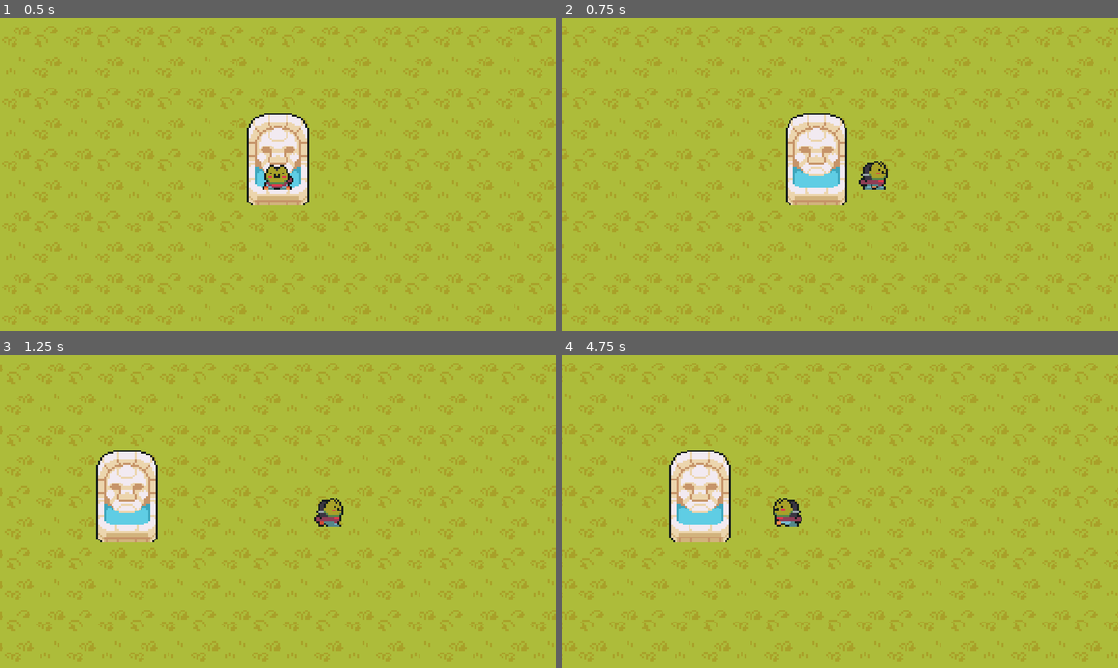
Above: before the commit, frames 1-4 (two rows, left to right).
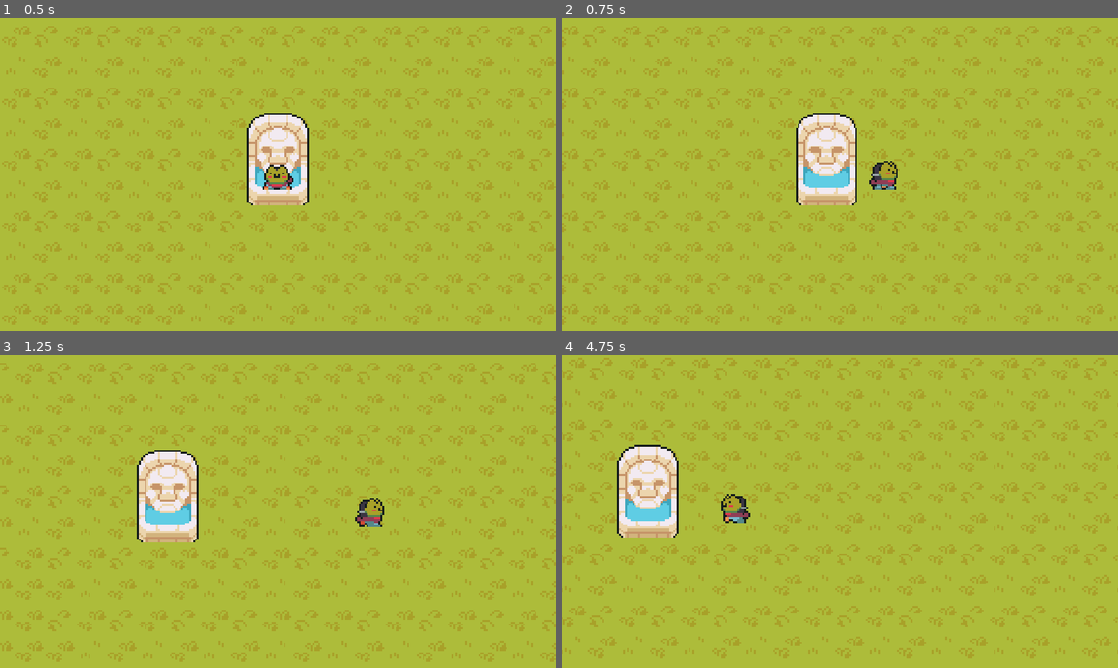
Above: after the commit, the same moments.

Repository: SushiOnToast/frogbound
Game: Godot game, scene res://scenes/level.tscn
The game is run twice, just before and just after one commit, with the same random seed, the same clock (stepped at 60 frames per second) and the same inputs.
Inputs:
- Up to frame 1 (0.5 s): no input
- Up to frame 2 (0.75 s): tap Enter at 0.5 s; hold D (right) from 0.53 s (still down)
- Up to frame 3 (1.25 s): keep holding D (right)
- Up to frame 4 (4.75 s): release D (right) at 1.28 s; hold S (down) 1.28-2.03 s; hold D (right) 2.03-2.78 s; hold W (up) 2.78-3.53 s; hold A (left) from 3.53 s (still down)

Frame 1 is identical in both runs. In frame 2, 22% of the frame differs, in the area x 0-100%, y 2-98%; in frame 3, 25%; in frame 4, 25%, in the area x 0-100%, y 0-98%.

Commit message:
add camera borders

Diff:
--- a/scenes/level.tscn
+++ b/scenes/level.tscn
@@ -6,6 +6,7 @@
 [ext_resource type="Texture2D" uid="uid://krl71lheqm55" path="res://scenes/TilesetFloor.png" id="4_b121j"]
 [ext_resource type="Texture2D" uid="uid://du8c810wi3vk5" path="res://scenes/TilesetFloorDetail.png" id="5_8c41q"]
 [ext_resource type="PackedScene" uid="uid://bfpgsnvw57dk8" path="res://scenes/player.tscn" id="6_2r41h"]
+[ext_resource type="Script" uid="uid://d0ioa4jvoque5" path="res://scripts/player_camera.gd" id="7_klq6b"]
 
 [sub_resource type="TileSetAtlasSource" id="TileSetAtlasSource_olg7q"]
 texture = ExtResource("1_ppgk2")
@@ -2612,6 +2613,8 @@
 sources/2 = SubResource("TileSetAtlasSource_82cfe")
 
 [node name="Level" type="Node2D" unique_id=1836003705]
+metadata/_edit_vertical_guides_ = [-560.0]
+metadata/_edit_horizontal_guides_ = [-519.0, -477.0, -464.0]
 
 [node name="map" type="Node2D" parent="." unique_id=477685769]
 
@@ -2632,3 +2635,5 @@
 [node name="Camera2D" type="Camera2D" parent="Player" unique_id=1858779252]
 zoom = Vector2(4, 4)
 position_smoothing_enabled = true
+position_smoothing_speed = 2.5
+script = ExtResource("7_klq6b")
--- /dev/null
+++ b/scripts/player_camera.gd
@@ -0,0 +1,7 @@
+extends Camera2D
+
+func _ready() -> void:
+	limit_left = -560
+	limit_right = 656
+	limit_top = -464
+	limit_bottom = 656
Not shown, added: scripts/player_camera.gd.uid
Not shown, added: scenes/level.tscn1667907123.tmp
Not shown, added: scenes/level.tscn1674292310.tmp
Not shown, added: scenes/level.tscn1684782289.tmp
Not shown, added: scenes/level.tscn1802337688.tmp
